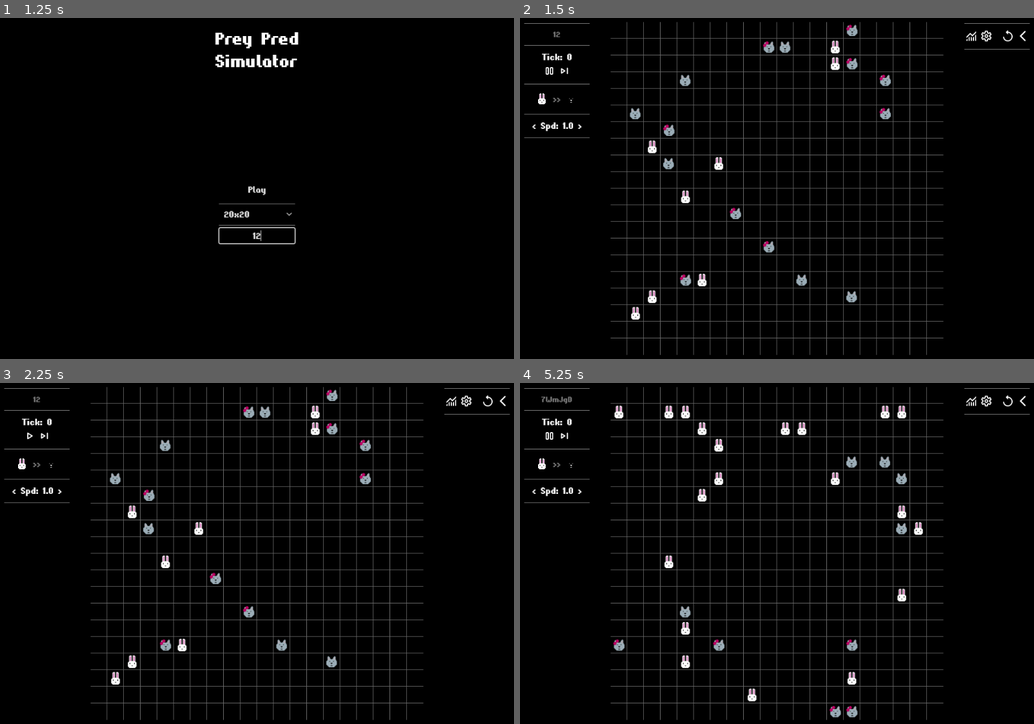
Above: before the commit, frames 1-4 (two rows, left to right).
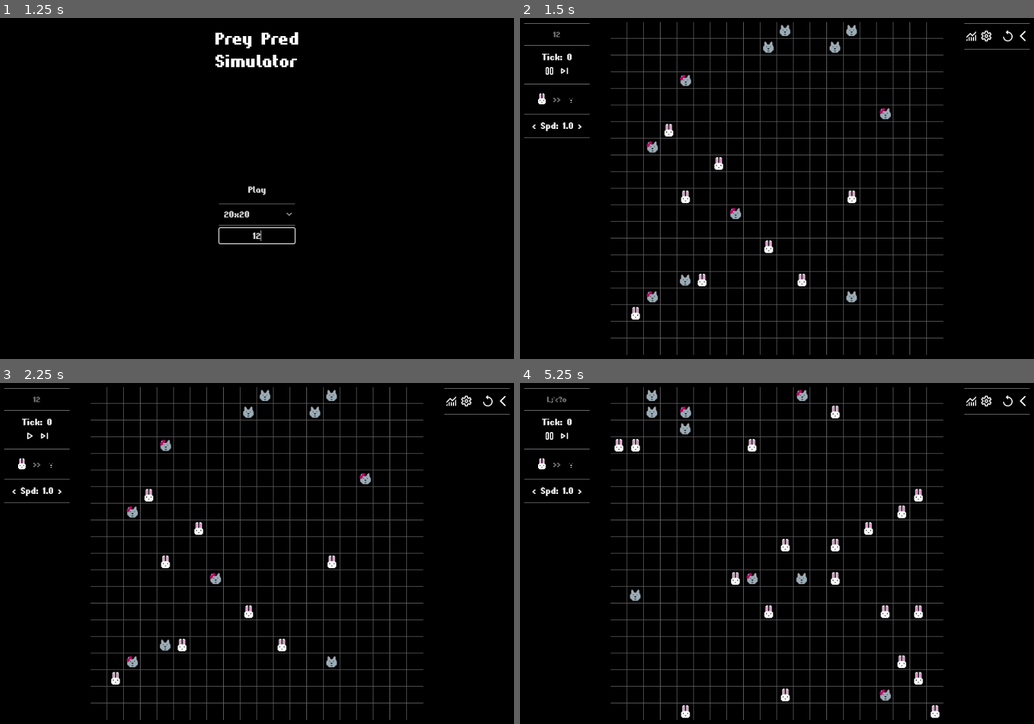
Above: after the commit, the same moments.

Repository: Tretiner/Pred_vs_Prey
Game: Godot game, scene res://scenes/static/MainMenu.tscn
Two runs of this game, one before a commit and one after it. Both use one fixed random seed, a clock stepped at 60 frames per second and the inputs below.
Inputs (mouse positions are in pixels of both pictures, inside the frame that each line leads up to):
- Up to frame 1 (1.25 s): click (257, 236) at 0.52 s; type "12" at 0.6 s
- Up to frame 2 (1.5 s): click "Play" at 1.25 s
- Up to frame 3 (2.25 s): click (30, 437) at 2 s
- Up to frame 4 (5.25 s): click (550, 437) at 2.75 s; click (1008, 400) at 3.5 s; click (1008, 400) at 4.25 s; click (1008, 400) at 5 s

Frame 1 is identical in both runs. In frame 2, 1.0% of the frame differs, in the area x 21-73%, y 1-84%; in frame 3, 1.0%; in frame 4, 3.4%, in the area x 4-82%, y 1-99%.

Commit message:
some changes

Diff:
--- a/scenes/static/popups/Settings.tscn
+++ b/scenes/static/popups/Settings.tscn
@@ -21,6 +21,8 @@
 anchors_preset = 15
 anchor_right = 1.0
 anchor_bottom = 1.0
+offset_right = 371.0
+offset_bottom = 617.0
 grow_horizontal = 2
 grow_vertical = 2
 theme_override_constants/margin_left = 10
--- a/scripts/Global.gd
+++ b/scripts/Global.gd
@@ -12,8 +12,8 @@
 var bunReprChance := 1
 
 var maxBunnies := 20
-var maxMolfs := 10
-var maxFolfs := 10
+var maxMolfs := 6
+var maxFolfs := 6
 
 var minBunnies := 8
 var minMolfs := 4
--- a/scripts/sim/SimRoot.gd
+++ b/scripts/sim/SimRoot.gd
@@ -58,19 +58,16 @@
 	ticks += 0.5
 	_secondsLeft += curSecPerTick
 
-	_tick(floor(ticks), int(ticks) == ticks)
+	var isPreyTurn = int(ticks) == ticks
+	_tick(floor(ticks), isPreyTurn)
 
 
 func _tick(tickCount: int, isPreyTurn: bool) -> void:
 	if not isPreyTurn:
 		tickLabel.text = "Tick: %d" % ticks
-		print("\n-- Tick: %d --" % ticks)
 
 	_set_turn(isPreyTurn)
 	on_tick.emit(ticks, isPreyTurn)
-
-	if not isPreyTurn:
-		print(StatsCollector.get_tick_stats(ticks))
 
 
 func _set_turn(isPreyTurn: bool) -> void:
--- a/scripts/sim/creatures/Creature.gd
+++ b/scripts/sim/creatures/Creature.gd
@@ -1,9 +1,6 @@
 class_name Creature
 extends CreatureSprite
 
-
-signal _on_reproduce(coords: Vector2, speciesName: String)
-signal _on_death(creature: Creature)
 
 
 var directions := _generate_directions(1)
@@ -11,13 +8,16 @@
 
 var possibleMoves: Array[Vector2i] = []
 
-var curLifeTicks: int
-var curGrowDelay: int
-var curReprDelay: int
+signal _on_reproduce(coords: Vector2, speciesName: String)
+signal _on_death(creature: Creature)
 
-var speciesName: String = "creature"
+var speciesName := "creature"
 var points := 1.0
 var hp := 2.0
+
+var curLifeTicks := 100
+var curGrowDelay := 12
+var curReprDelay := 12
 
 var isDead := false
 var deathDesc: String
@@ -25,8 +25,10 @@
 
 func get_stats_string() -> String:
 	var stats = ""
-	stats += "hp: %.1f\n" % hp
-	stats += "points: %.1f" % points
+	stats += "Очки: %.1f\n" % points
+	stats += "Здоровье: %.1f\n" % hp
+	stats += "Взросл: %d\n" % curGrowDelay
+	stats += "Размнож: %d" % curReprDelay
 	return stats
 
 
@@ -53,7 +55,9 @@
 
 
 func move() -> void:
-	var freeMoves = possibleMoves.filter(func(move): return parentBoard.is_not_occupied(move))
+	var freeMoves = possibleMoves.filter(func(move):
+		return parentBoard.is_not_occupied(move)
+	)
 
 	if freeMoves.size() == 0:
 		return
@@ -77,7 +81,7 @@
 		var creature = parentBoard.get_vect(newPos)
 		if force:
 			if creature != null:
-				creature.kill("Died due to bad luck")
+				creature.kill("Умер из за плохой удачи")
 			hp -= 100
 			_reproduce(newPos)
 			return
@@ -85,10 +89,6 @@
 		if creature == null and hp > 1:
 			_reproduce(newPos)
 			return
-
-
-func _reproduce(newPos: Vector2i) -> void:
-	pass
 
 
 func kill(_deathDesc: String) -> float:
@@ -99,6 +99,10 @@
 	return points;
 
 
+func _reproduce(newPos: Vector2i) -> void:
+	pass
+
+
 func _generate_directions(rng: int = 1) -> Array[Vector2i]:
 	var dirs: Array[Vector2i] = []
 	for x in range(-rng, rng+1):
--- a/scripts/sim/creatures/pred/Folf.gd
+++ b/scripts/sim/creatures/pred/Folf.gd
@@ -20,7 +20,7 @@
 			target = creature
 
 	if target is Prey:
-		hp += target.kill("killed by " + speciesName)
+		hp += target.kill("Убит " + speciesName)
 		parentBoard.swap(gridPos, target.gridPos)
 		return true
 
--- a/scripts/sim/creatures/pred/Molf.gd
+++ b/scripts/sim/creatures/pred/Molf.gd
@@ -32,7 +32,7 @@
 			maxPoints = target.points
 
 	if target is Prey:
-		hp += target.kill("Killed by " + speciesName)
+		hp += target.kill("Убит " + speciesName)
 		parentBoard.swap(gridPos, target.gridPos)
 		return true
 
--- a/scripts/sim/creatures/pred/Pred.gd
+++ b/scripts/sim/creatures/pred/Pred.gd
@@ -22,7 +22,7 @@
 
 	hp -= 0.1
 	if hp <= 0.01:
-		kill("Умерло от голода")
+		kill("Умер от голода")
 		return
 
 	move()
--- a/scripts/sim/creatures/prey/Bunny.gd
+++ b/scripts/sim/creatures/prey/Bunny.gd
@@ -9,4 +9,5 @@
 
 func _reproduce(newPos: Vector2i) -> void:
 	if randi() % 10 < Global.bunReprChance:
+		curReprDelay = Global.preyReproduceDelay
 		super(newPos)
--- a/scripts/sim/creatures/prey/Prey.gd
+++ b/scripts/sim/creatures/prey/Prey.gd
@@ -19,7 +19,6 @@
 
 	if is_ready_to_repr():
 		reproduce()
-		curReprDelay = Global.preyReproduceDelay
 
 	move()
 
Not shown, changed: export_presets.cfg
